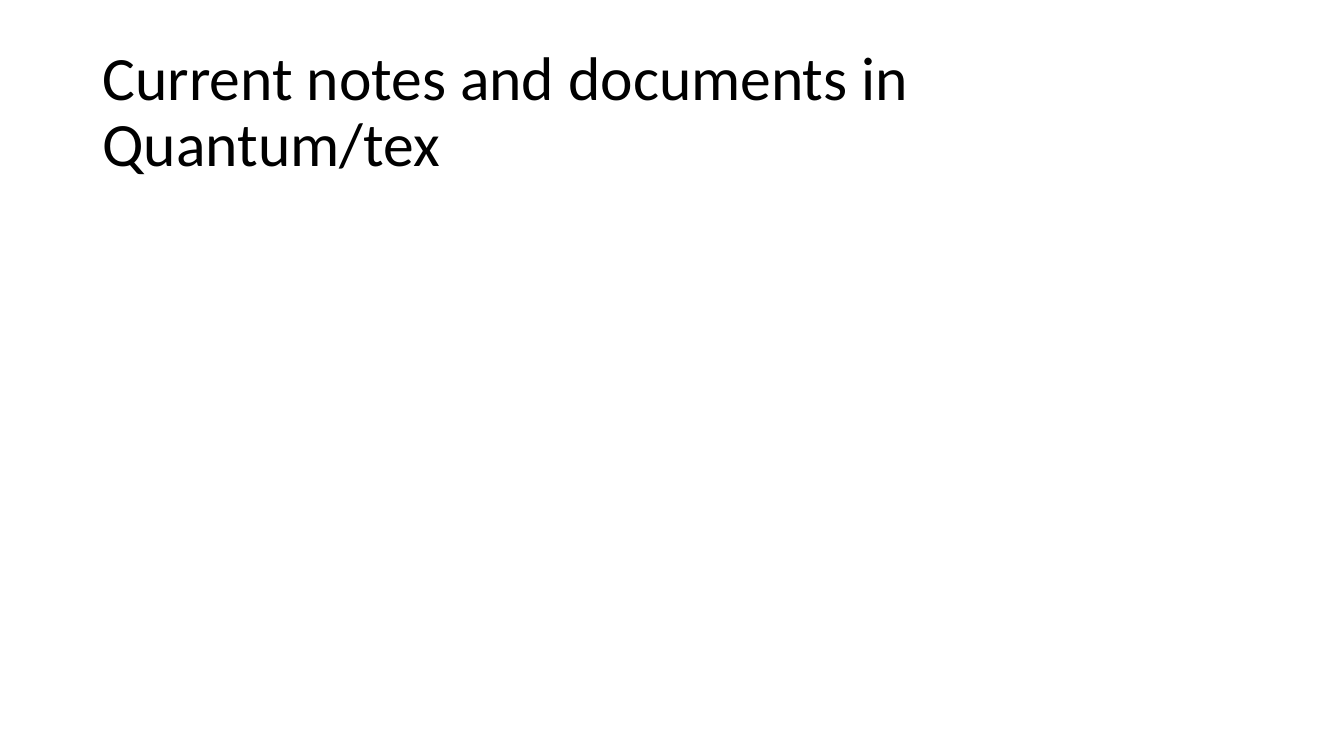
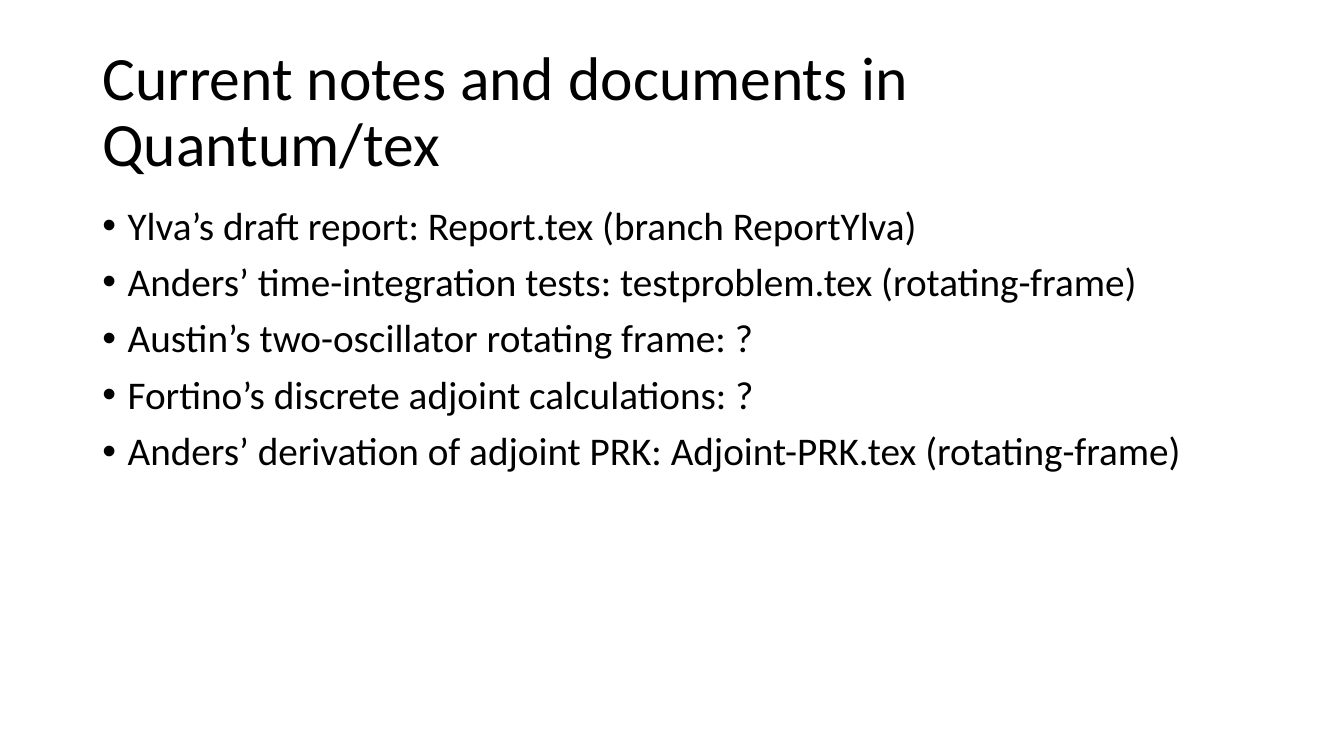
Before and after one commit to LLNL/quandary, a slide deck: slide 8 of tex/QC-report-outline.pptx. Drawn at 1344x756 pixels with LibreOffice and Linux fonts; fonts in the diff are those of the drawing. Boxes give left, top, right and bottom in pixels: in the first picture for what was removed or moved away, otherwise in the second. Text is boxed around its words. In the diff, an @@ line names an element or a change of style, - is before the commit and + after.

Commit message:
Adding document description

```diff
--- a/tex/QC-report-outline.pptx
+++ b/tex/QC-report-outline.pptx
@@ text added at bbox=[128, 211, 1180, 472], 28 pt, text #000000 @@
+• Ylva’s draft report: Report.tex (branch ReportYlva)
+• Anders’ time-integration tests: testproblem.tex (rotating-frame)
+• Austin’s two-oscillator rotating frame: ?
+• Fortino’s discrete adjoint calculations: ?
+• Anders’ derivation of adjoint PRK: Adjoint-PRK.tex (rotating-frame)
```
